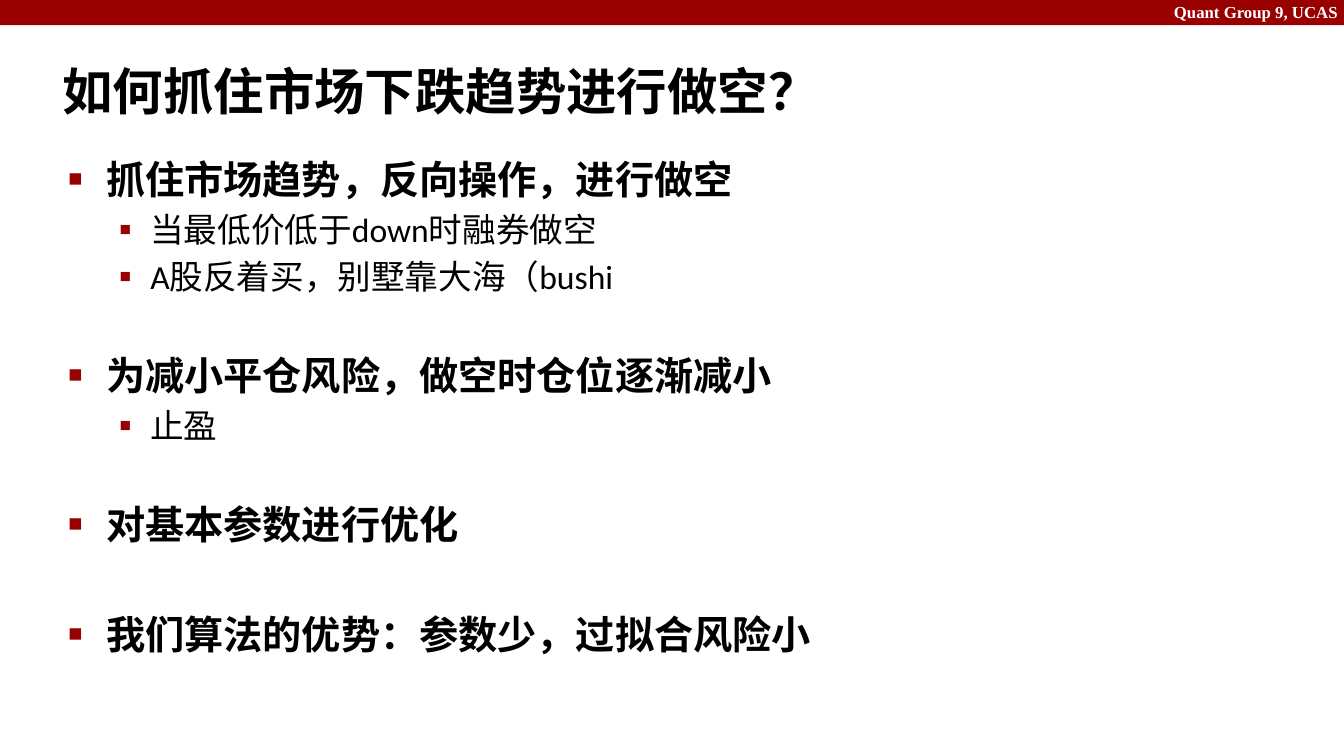
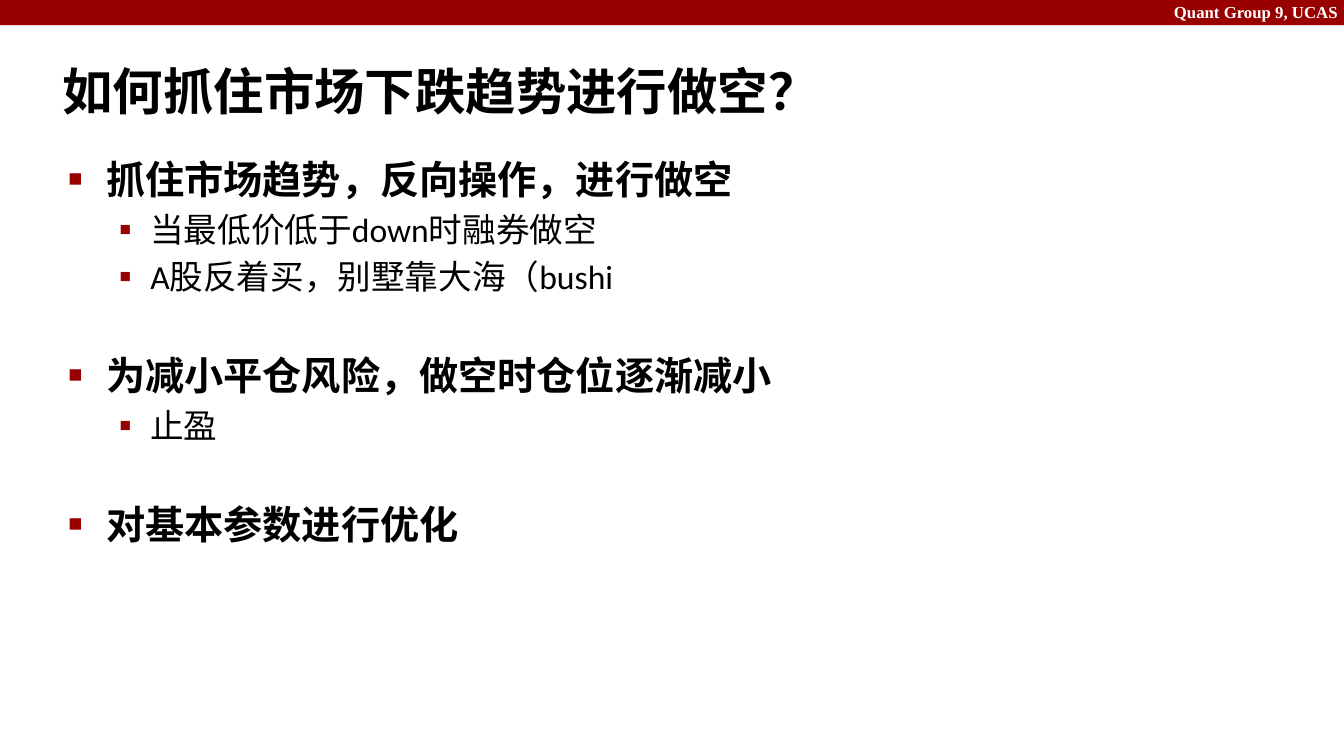
Before and after one commit to IcyChlorine/Quant9, a slide deck: slide 14 of slides.pptx (slide 15 before the commit). Drawn at 1344x756 pixels with LibreOffice and Linux fonts; fonts in the diff are those of the drawing. Boxes give left, top, right and bottom in pixels: in the first picture for what was removed or moved away, otherwise in the second. Text is boxed around its words. In the diff, an @@ line names an element or a change of style, - is before the commit and + after.

```diff
--- a/slides.pptx
+++ b/slides.pptx
@@ text at box(106, 615, 811, 654): paragraph removed @@
-■ 我们算法的优势：参数少，过拟合风险小
```
Also in this commit, not shown: 3 other slides changed, 4 slides added, 1 slide removed, 2 other files.
